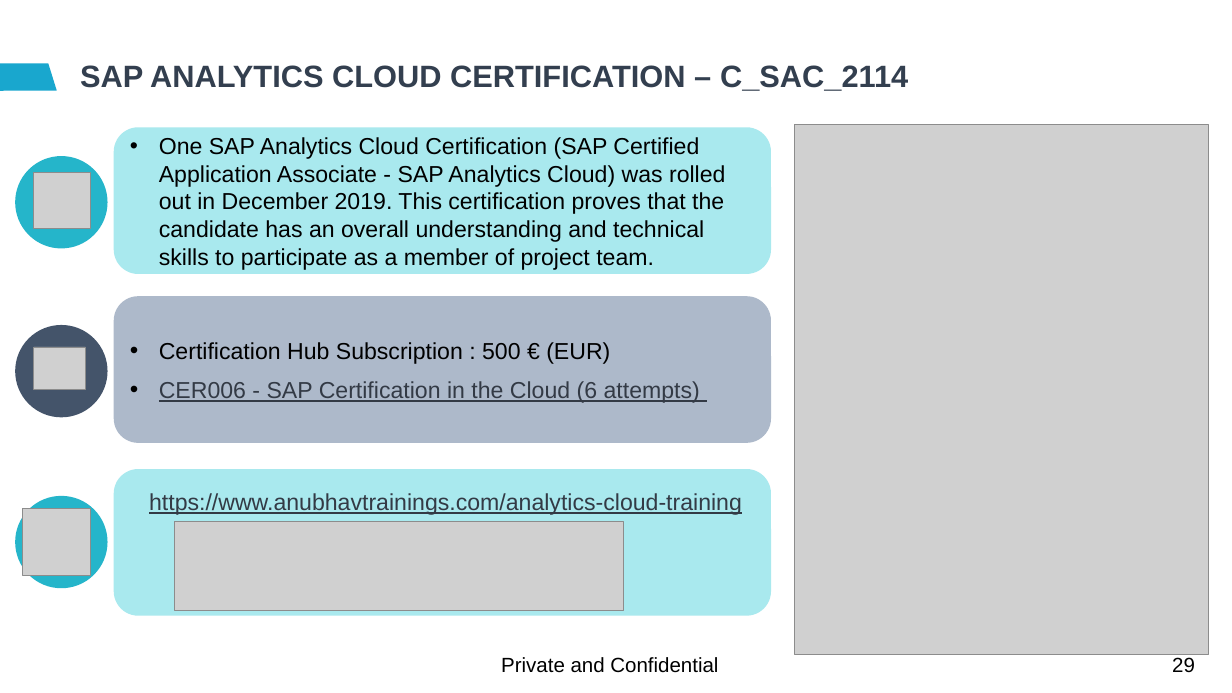
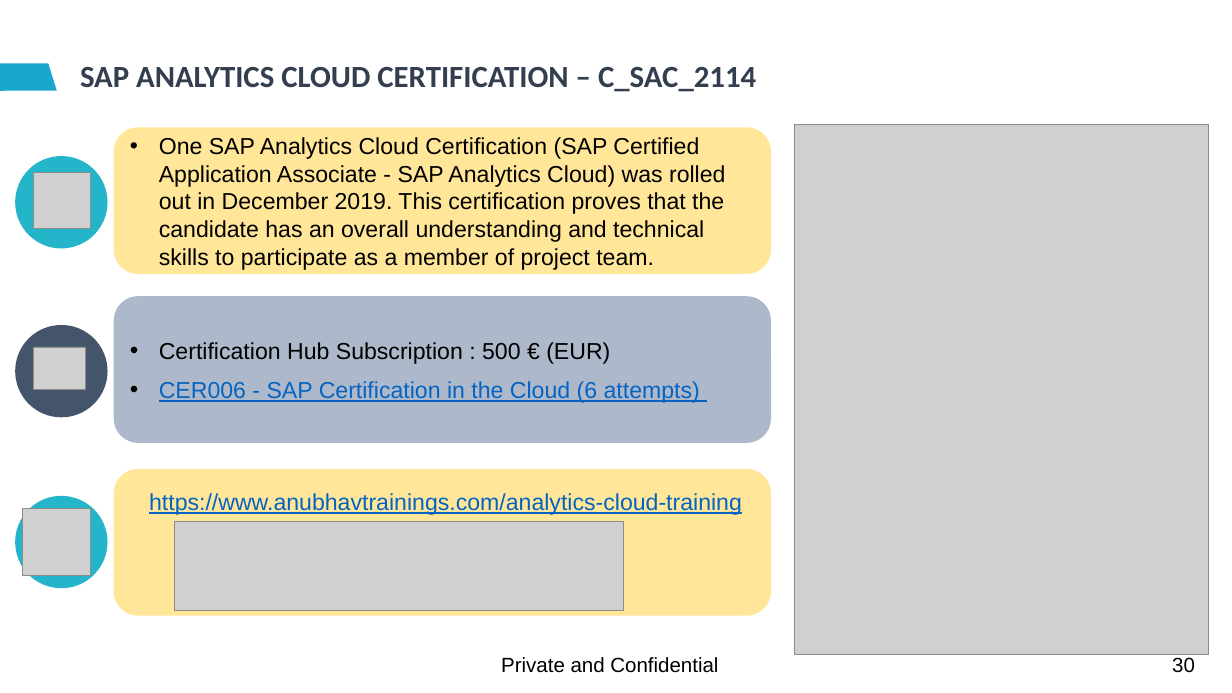
Before and after one commit to soyuztechnologies/EY_SAC_Feb2022, a slide deck: slide 30 of day 1/SAC_Training Day 1.pptx (slide 29 before the commit). Drawn at 1232x693 pixels with LibreOffice and Linux fonts; fonts in the diff are those of the drawing; grey boxes stand for pictures; background and template pictures are left out. Boxes give left, top, right and bottom in pixels: in the first picture for what was removed or moved away, otherwise in the second. Text is boxed around its words. In the diff, an @@ line names an element or a change of style, - is before the commit and + after.

Commit message:
sac training

```diff
--- a/day 1/SAC_Training Day 1.pptx
+++ b/day 1/SAC_Training Day 1.pptx
@@ title "SAP ANALYTICS CLOUD CERTIFICATION – ..." at <box>80,67,756,92</box>: font Arial to Calibri @@
@@ rounded rectangle "One SAP Analytics Cloud Certification ..." at <box>114,128,771,274</box>: fill #A9E9EE to #FFE699 @@
@@ text in rounded rectangle at <box>159,381,700,403</box>: text colour #333A45 to #0563C1 in "CER006 - SAP Certification in the Cloud ..." @@
@@ rounded rectangle at <box>114,470,771,616</box>: fill #A9E9EE to #FFE699 @@
@@ text "https://www.anubhavtrainings.com/analytics-cloud-training" at <box>149,493,742,515</box>: text colour #333A45 to #0563C1 @@
@@ page number at <box>1172,657,1195,673</box>: text changed @@
-29
+30
```
Also in this commit, not shown: 20 other slides changed, 1 slide added, 2 other files.
